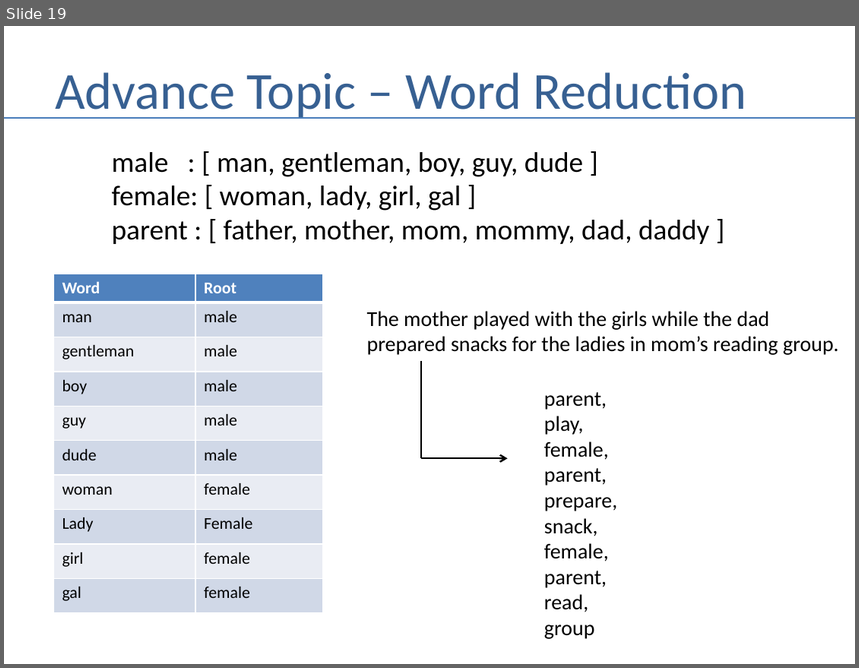
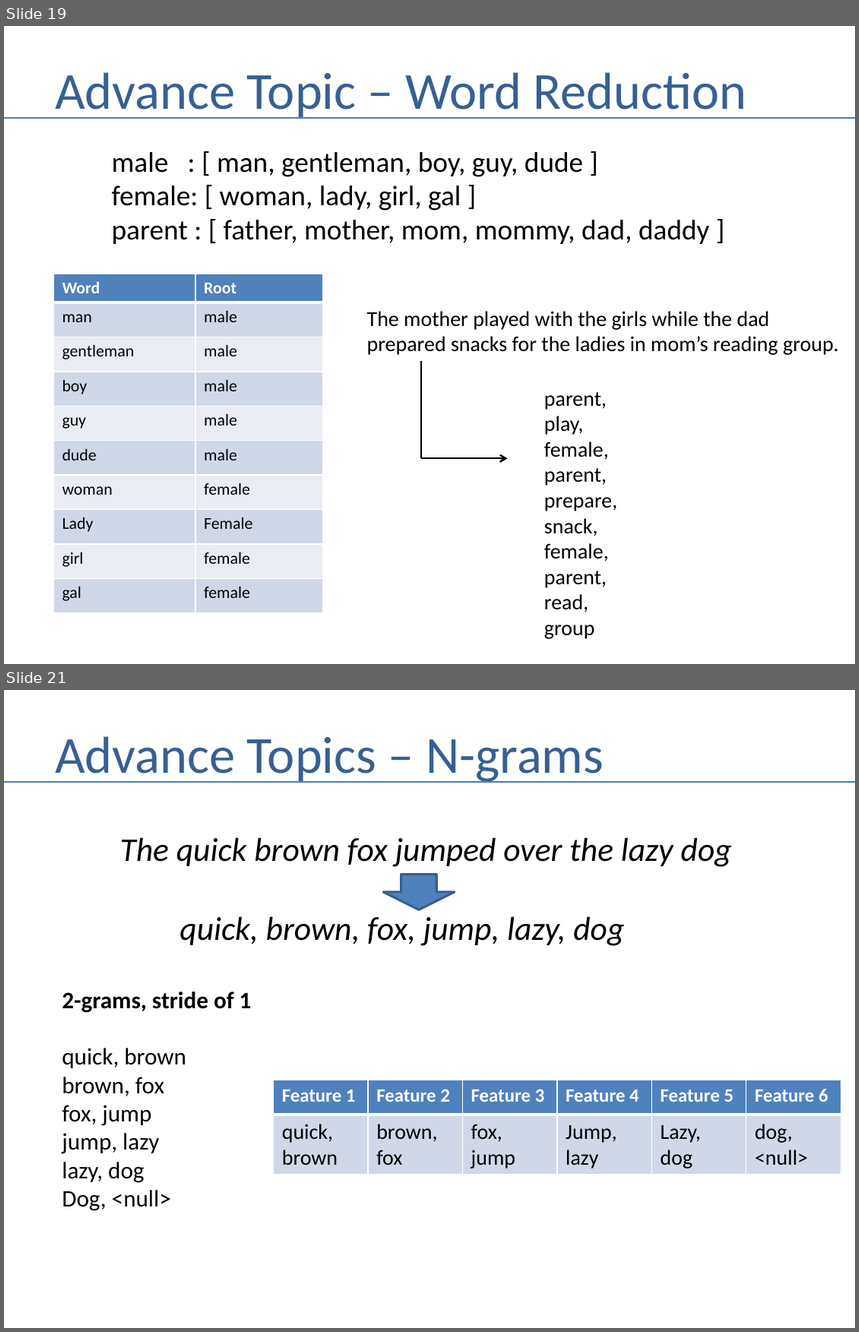
Before and after one commit to andrewferlitsch/Portland-Data-Science-Group, a slide deck: Presentations/NLP - Narrative.pptx. Shown one above the other, each under a label of ours: slide 19 before the commit, slides 19 and 21 after it; the slides between them are not shown. The pictures are 859x668 and 859x1332 pixels, drawn with LibreOffice and Linux fonts; fonts in the diff are those of the drawing. Boxes give left, top, right and bottom in pixels: in the first picture for what was removed or moved away, otherwise in the second. Text is boxed around its words. In the diff, an @@ line names an element or a change of style, - is before the commit and + after.

Commit message:
add n-grams to prez

```diff
--- a/Presentations/NLP - Narrative.pptx
+++ b/Presentations/NLP - Narrative.pptx
@@ slide 21 added at <box>4,690,855,1328</box>, background #FFFFFF @@
@@ title added at <box>55,736,604,783</box>, 44 pt, text #376092 @@
+Advance Topics – N-grams
@@ line added from (4, 782) to (855, 782), #4B7EBC 1.5 pt @@
@@ text added at <box>120,837,732,946</box>, 28 pt, text #000000, italic @@
+The quick brown fox jumped over the lazy dog
+quick, brown, fox, jump, lazy, dog
@@ down arrow added at <box>384,875,454,910</box>, fill #4F81BD, outline #3A5F8C 2 pt @@
@@ text added at <box>62,992,252,1211</box>, 20 pt, text #000000 @@
+2-grams, stride of 1
+quick, brown
+brown, fox
+fox, jump
+jump, lazy
+lazy, dog
+Dog, <null>
@@ table added at <box>274,1080,841,1174</box>, 2 rows, 6 columns @@
+Feature 1 | Feature 2 | Feature 3 | Feature 4 | Feature 5 | Feature 6
+quick, brown | brown, fox | fox, / jump | Jump, / lazy | Lazy, / dog | dog, / <null>
```
Also in this commit, not shown: 2 slides changed.
